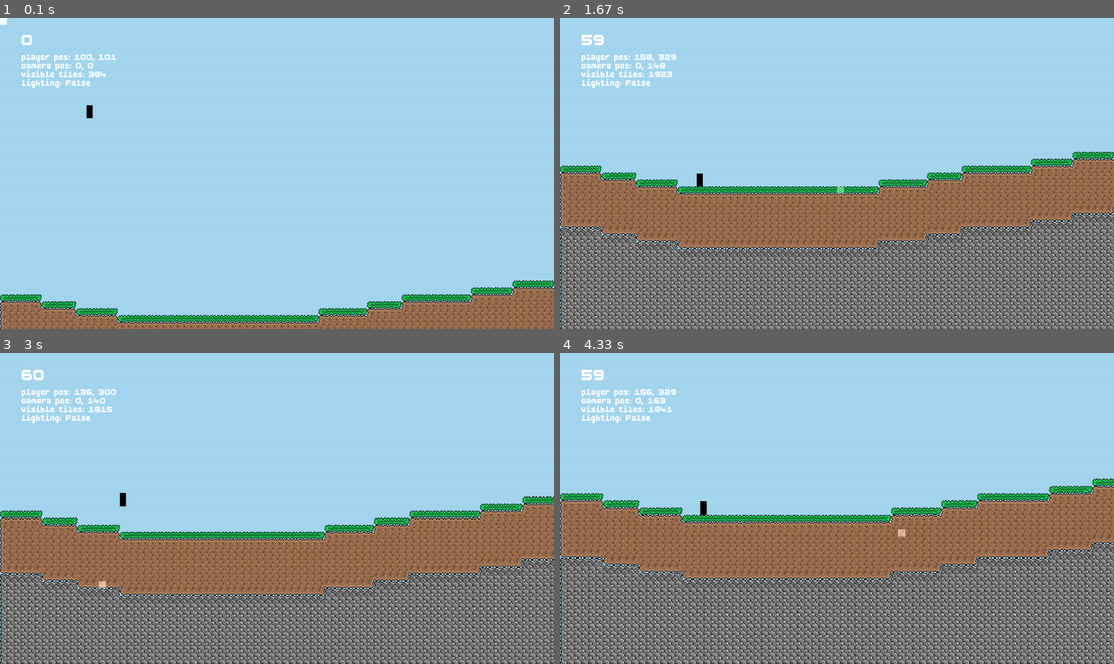
Above: before the commit, frames 1-4 (two rows, left to right).
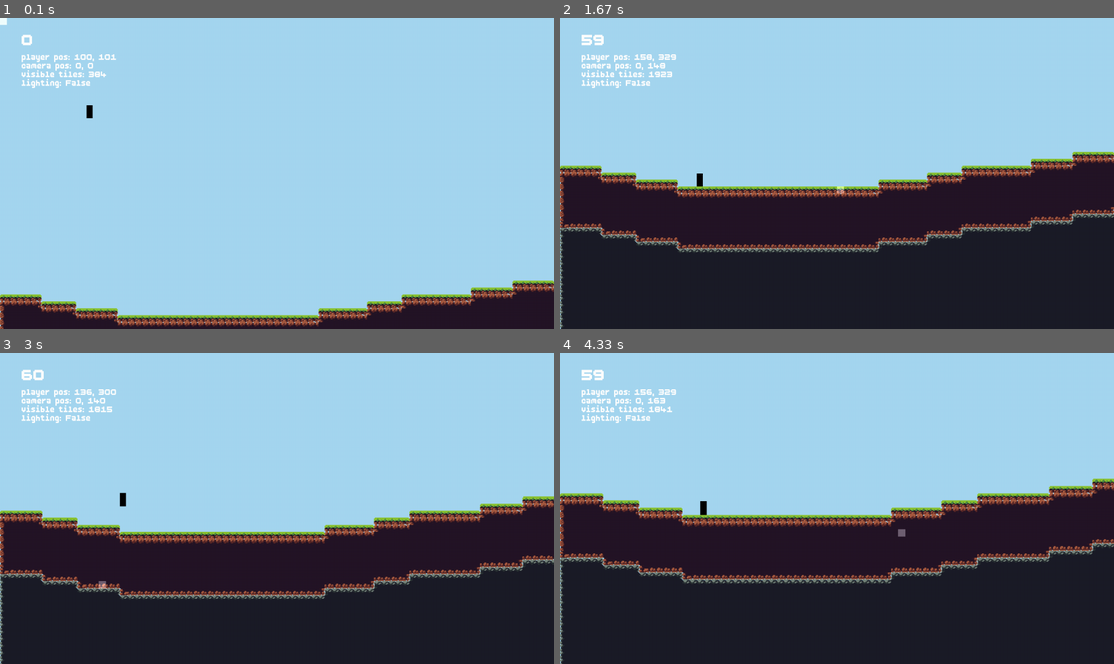
Above: after the commit, the same moments.

Repository: Nicholas-Merillat/tilemap-pygame
Game: pygame game, started from main.py
Two runs of this game, one before a commit and one after it. Both use one fixed random seed, a clock stepped at 60 frames per second and the inputs below.
Inputs (mouse positions are in pixels of both pictures, inside the frame that each line leads up to):
- Up to frame 1 (0.1 s): no input
- Up to frame 2 (1.67 s): hold D 0.33-0.8 s; move the mouse to (814, 185) at 0.37 s; hold W 0.83-1.13 s; move the mouse to (1014, 164) at 0.87 s; hold D 1.17-1.63 s; move the mouse to (837, 195) at 1.2 s
- Up to frame 3 (3 s): hold A 1.67-2.2 s; move the mouse to (144, 511) at 1.7 s; tap = at 1.82 s; hold A 2.23-2.63 s; move the mouse to (332, 576) at 2.27 s; hold W from 2.67 s (still down); move the mouse to (105, 580) at 2.7 s
- Up to frame 4 (4.33 s): release W at 3.03 s; hold D 3.07-3.7 s; move the mouse to (920, 399) at 3.1 s; tap = at 3.22 s; hold A 3.73-4.2 s; move the mouse to (1041, 617) at 3.77 s; hold D from 4.23 s (still down); move the mouse to (903, 536) at 4.27 s

The runs differ from the first frame. In frame 1, 8.2% of the frame differs, in the area x 0-100%, y 84-100%; in frame 2, 49%; in frame 3, 46%; in frame 4, 51%, in the area x 0-100%, y 40-100%.

Commit message:
Updated README

Diff:
--- a/tilemap.py
+++ b/tilemap.py
@@ -24,7 +24,7 @@
             tiles = file_content.splitlines()
             for tile in tiles:
                 if tile != 'air':
-                    image_path = f'content/sprites/{tile}-old.png'
+                    image_path = f'content/sprites/{tile}-fast.png'
                     try:
                         surface = pygame.image.load(image_path)
                         surface = surface.convert_alpha()
Not shown, changed: README.md
